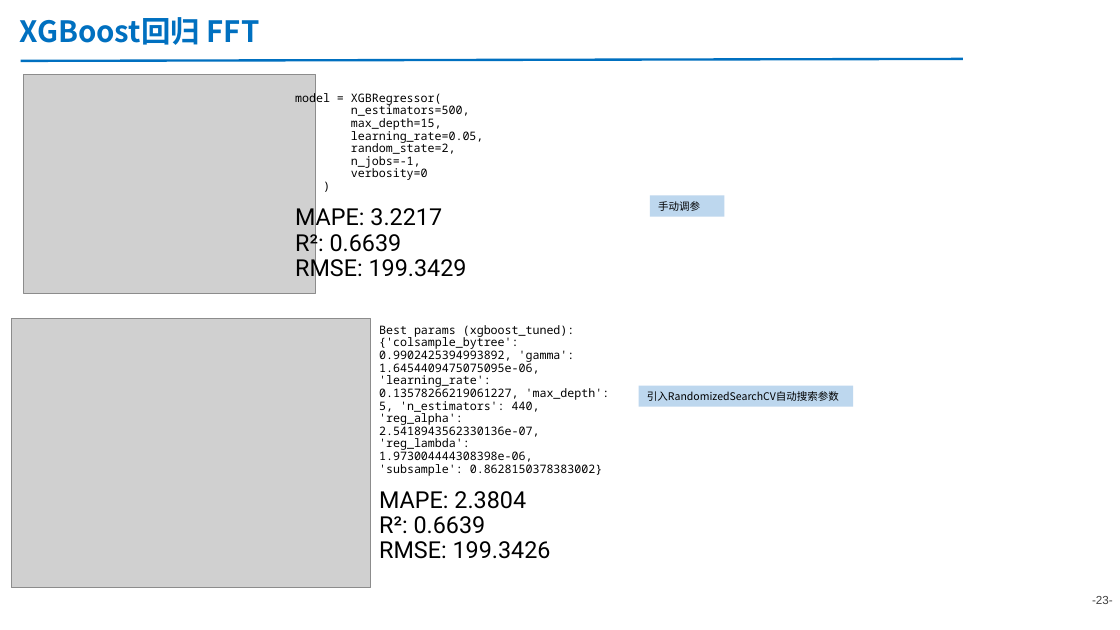
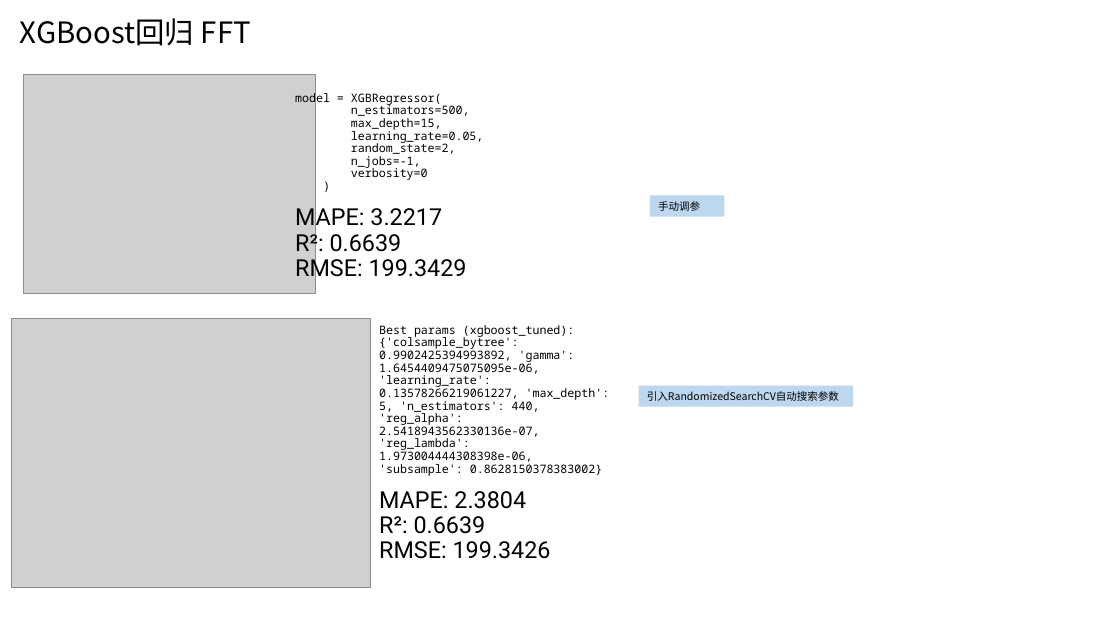
Before and after one commit to AE-26710/Time-Prediction, a slide deck: slide 23 of 20251106-同平台runtime预测-金.pptx. Drawn at 1120x630 pixels with LibreOffice and Linux fonts; fonts in the diff are those of the drawing; grey boxes stand for pictures. Boxes give left, top, right and bottom in pixels: in the first picture for what was removed or moved away, otherwise in the second. Text is boxed around its words. In the diff, an @@ line names an element or a change of style, - is before the commit and + after.

```diff
--- a/20251106-同平台runtime预测-金.pptx
+++ b/20251106-同平台runtime预测-金.pptx
@@ title "XGBoost回归 FFT" at [20, 18, 251, 46]: text colour #0070C0 to #000000, bold off; vertical alignment top to middle @@
@@ line removed from (21, 60) to (963, 59) @@
@@ page number removed at [1092, 596, 1113, 604] @@
--23-
```
Also in this commit, not shown: 34 other slides changed, 1 slide added, 5 other files.
